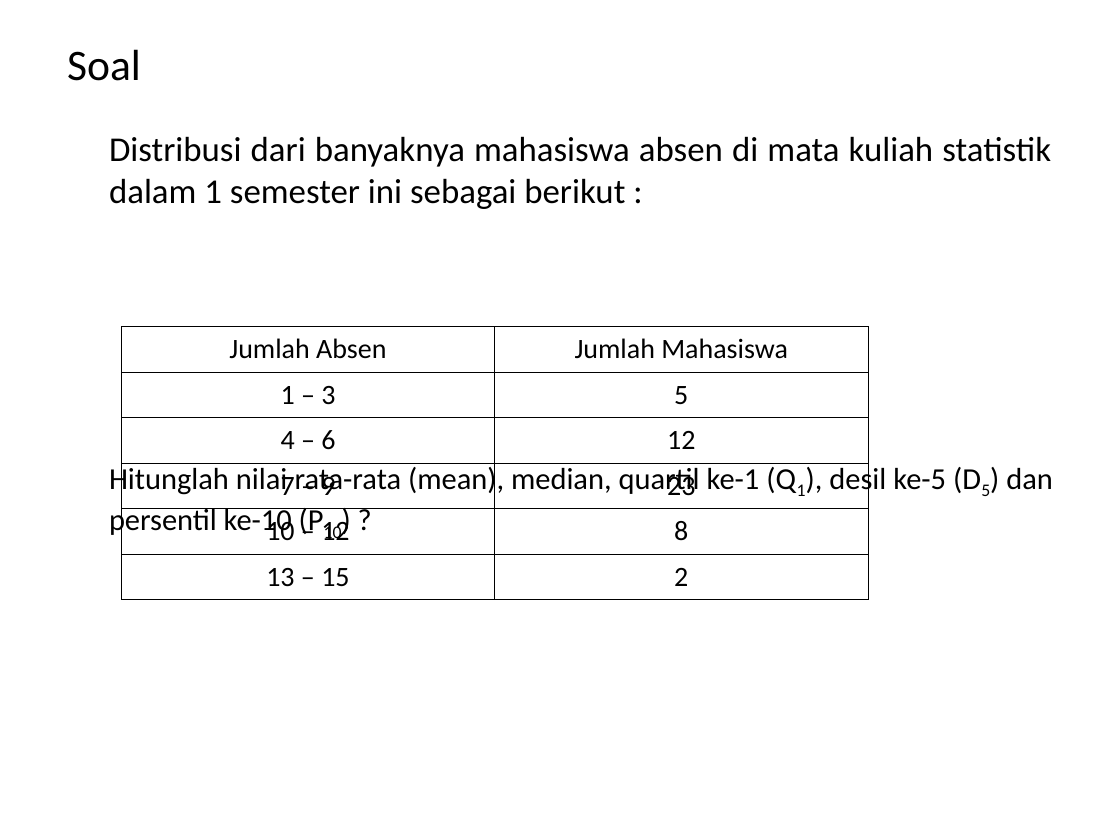
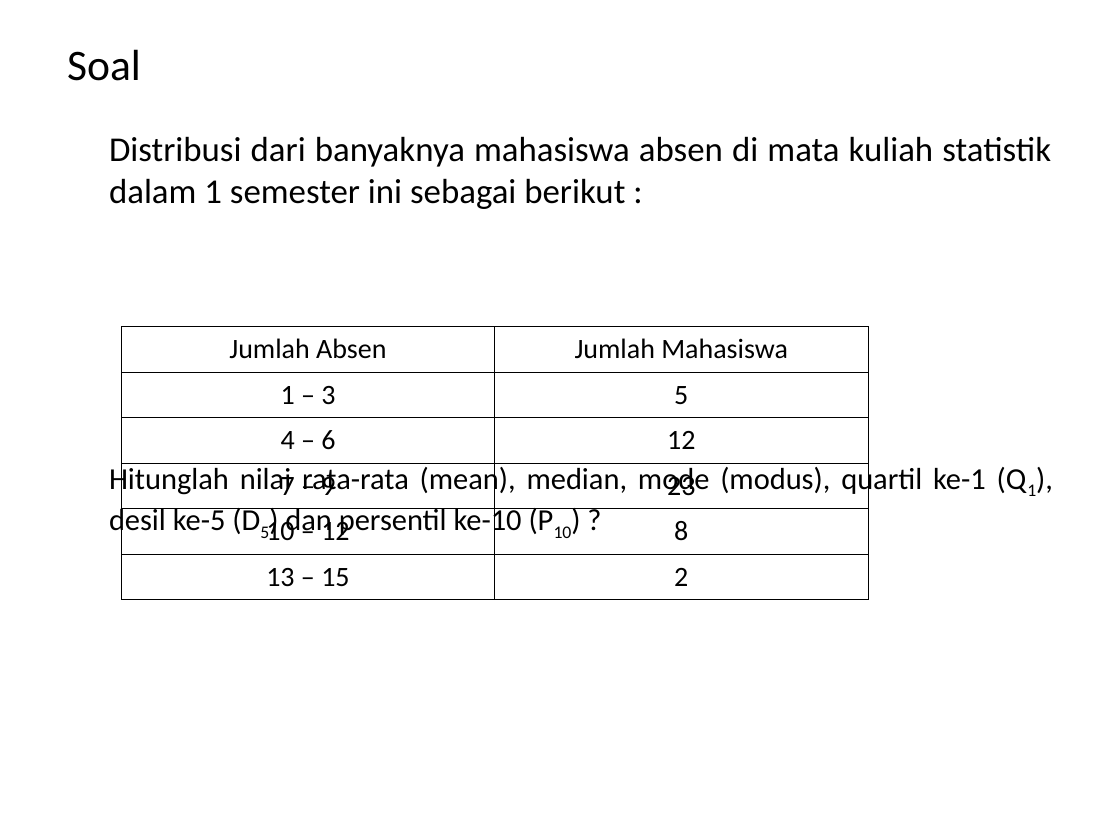
Before and after one commit to tarmidzibariq/KULIAH-SEMESTER-3, a slide deck: slide 31 of STATISTIKA 1/SESI- 3.ppt (slide 25 before the commit). Drawn at 1120x840 pixels with LibreOffice and Linux fonts; fonts in the diff are those of the drawing. Boxes give left, top, right and bottom in pixels: in the first picture for what was removed or moved away, otherwise in the second. Text is boxed around its words. In the diff, an @@ line names an element or a change of style, - is before the commit and + after.

```diff
--- a/STATISTIKA 1/SESI- 3.ppt
+++ b/STATISTIKA 1/SESI- 3.ppt
@@ text at box(109, 463, 986, 538): text changed @@
-Hitunglah nilai rata-rata (mean), median, quartil ke-1 (Q1), desil ke-5 (D5) dan persentil ke-10 (P10) ?
+Hitunglah nilai rata-rata (mean), median, mode (modus), quartil ke-1 (Q1), desil ke-5 (D5) dan persentil ke-10 (P10) ?
```
Also in this commit, not shown: 2 other slides changed, 6 slides added, 4 other files.
